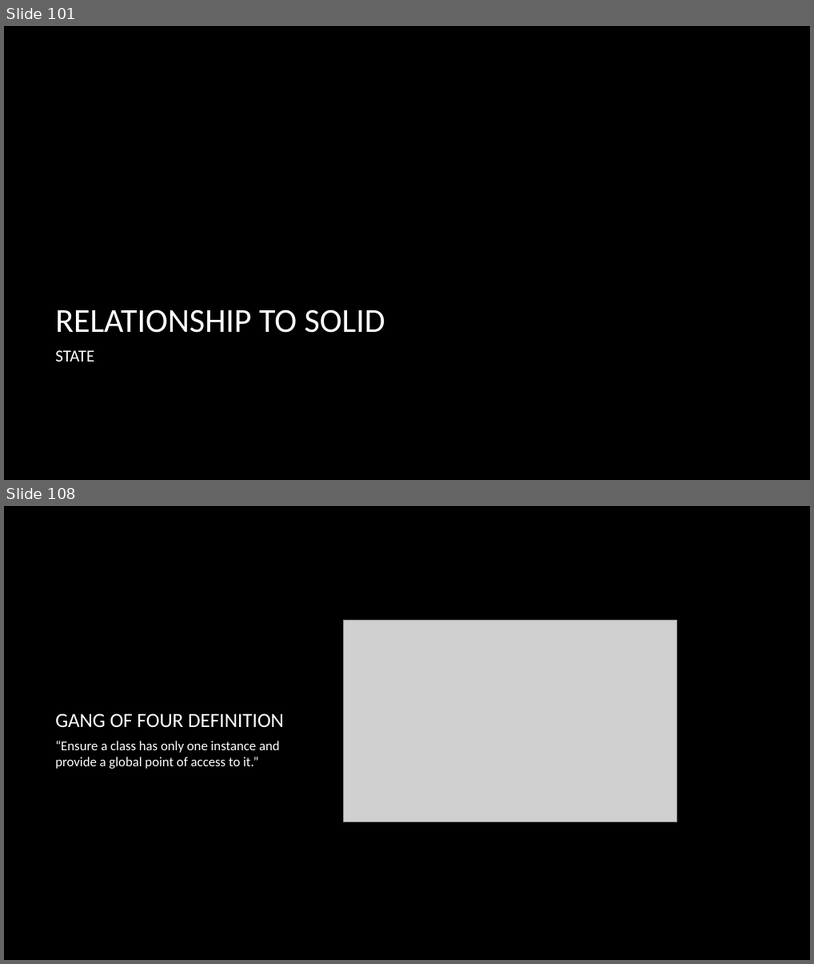
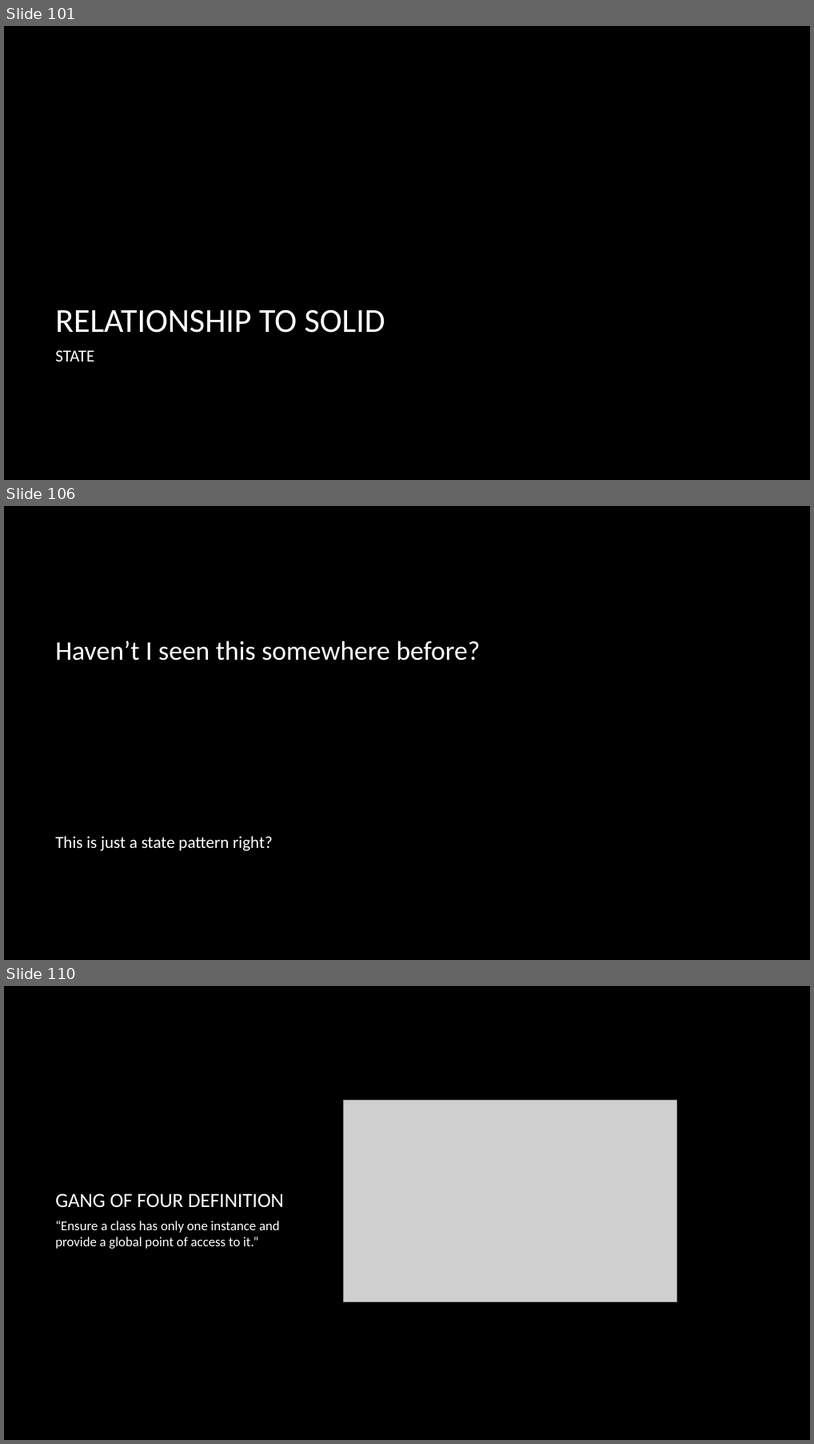
Before and after one commit to dundane/CSC360Demos, a slide deck: CSC360Demo/Design Patterns Slide Show.pptx. Shown one above the other, each under a label of ours: slides 101 and 108 before the commit, slides 101, 106 and 110 after it; the slides between them are not shown. The pictures are 814x964 and 814x1444 pixels, drawn with LibreOffice and Linux fonts; fonts in the diff are those of the drawing; grey boxes stand for pictures; background and template pictures are left out. Boxes give left, top, right and bottom in pixels: in the first picture for what was removed or moved away, otherwise in the second. Text is boxed around its words. In the diff, an @@ line names an element or a change of style, - is before the commit and + after.

```diff
--- a/CSC360Demo/Design Patterns Slide Show.pptx
+++ b/CSC360Demo/Design Patterns Slide Show.pptx
@@ slide 106 added at (4, 506, 810, 960), background picture (left out) @@
@@ title added at (55, 640, 481, 660), 32 pt, text #FFFFFF @@
+Haven’t I seen this somewhere before?
@@ text added at (55, 836, 273, 851), 20 pt, text #FFFFFF @@
+This is just a state pattern right?
@@ what was slide 108 is now slide 110 @@
```
Also in this commit, not shown: 9 slides changed, 1 other slide added.
